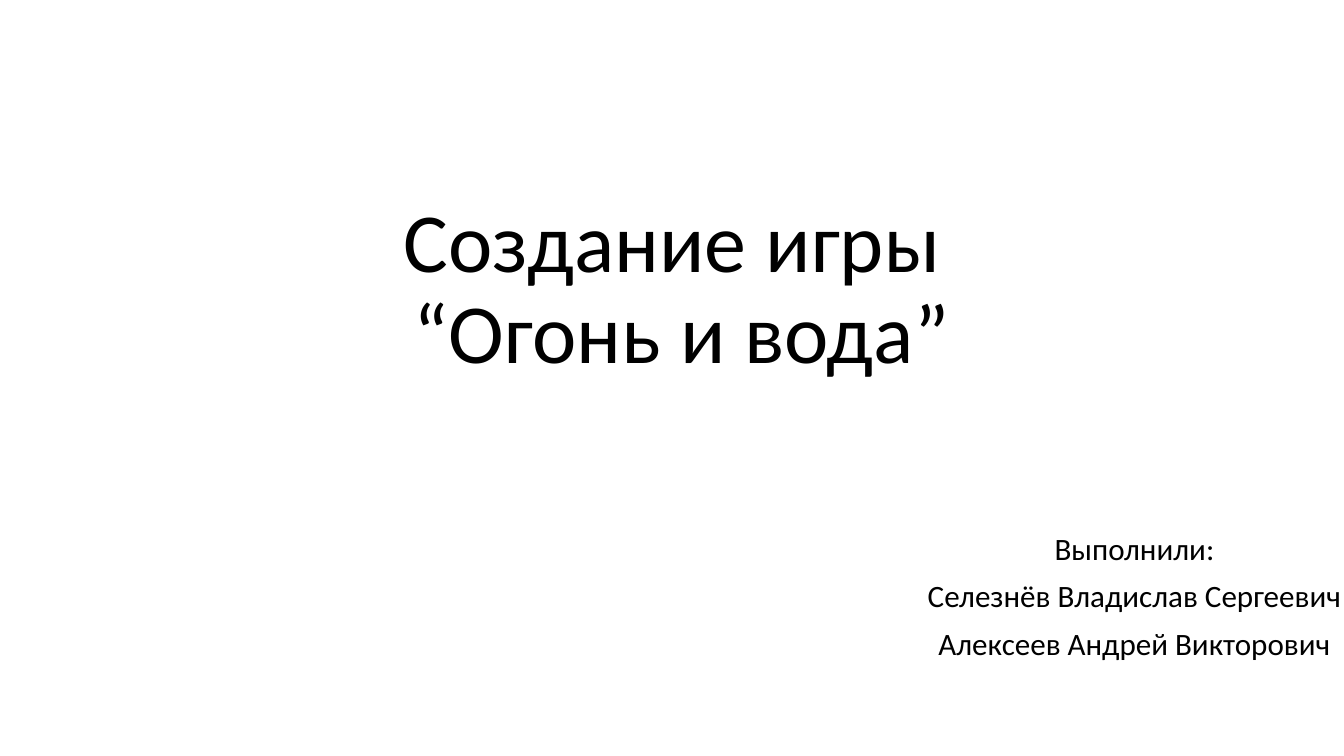
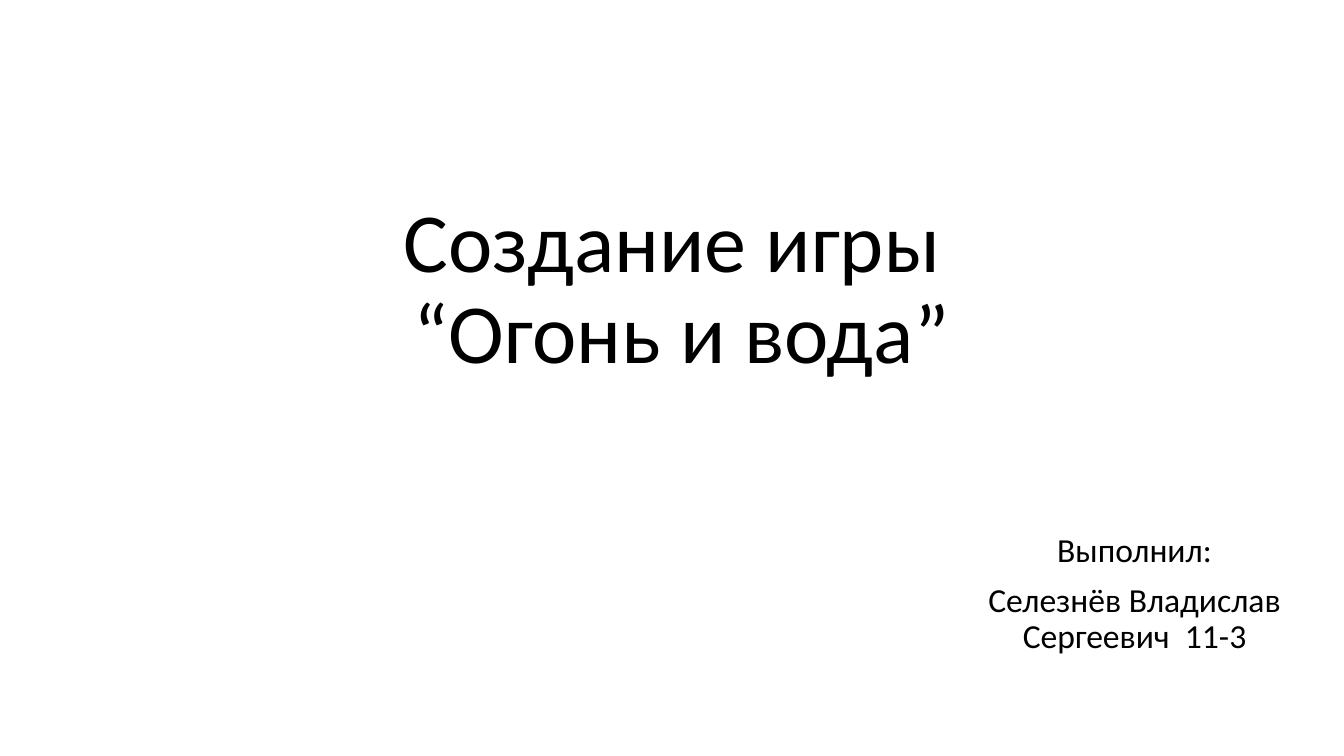
Before and after one commit to cheeeeel/fire-and-water, a slide deck: slide 1 of общие/презетация.pptx. Drawn at 1344x756 pixels with LibreOffice and Linux fonts; fonts in the diff are those of the drawing. Boxes give left, top, right and bottom in pixels: in the first picture for what was removed or moved away, otherwise in the second. Text is boxed around its words. In the diff, an @@ line names an element or a change of style, - is before the commit and + after.

```diff
--- a/общие/презетация.pptx
+++ b/общие/презетация.pptx
@@ subtitle at (988, 540, 1281, 654): text changed; size 22.2 to 24 pt @@
-Выполнили:
-Селезнёв Владислав Сергеевич
-Алексеев Андрей Викторович
+Выполнил:
+Селезнёв Владислав Сергеевич 11-3
```
Also in this commit, not shown: 5 other slides changed, 2 slides added, 3 other files.
